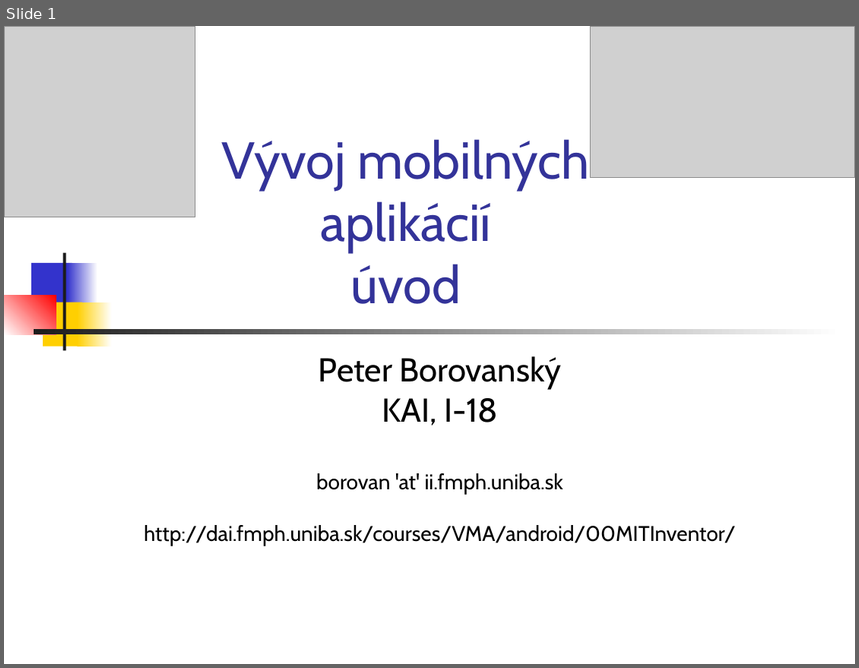
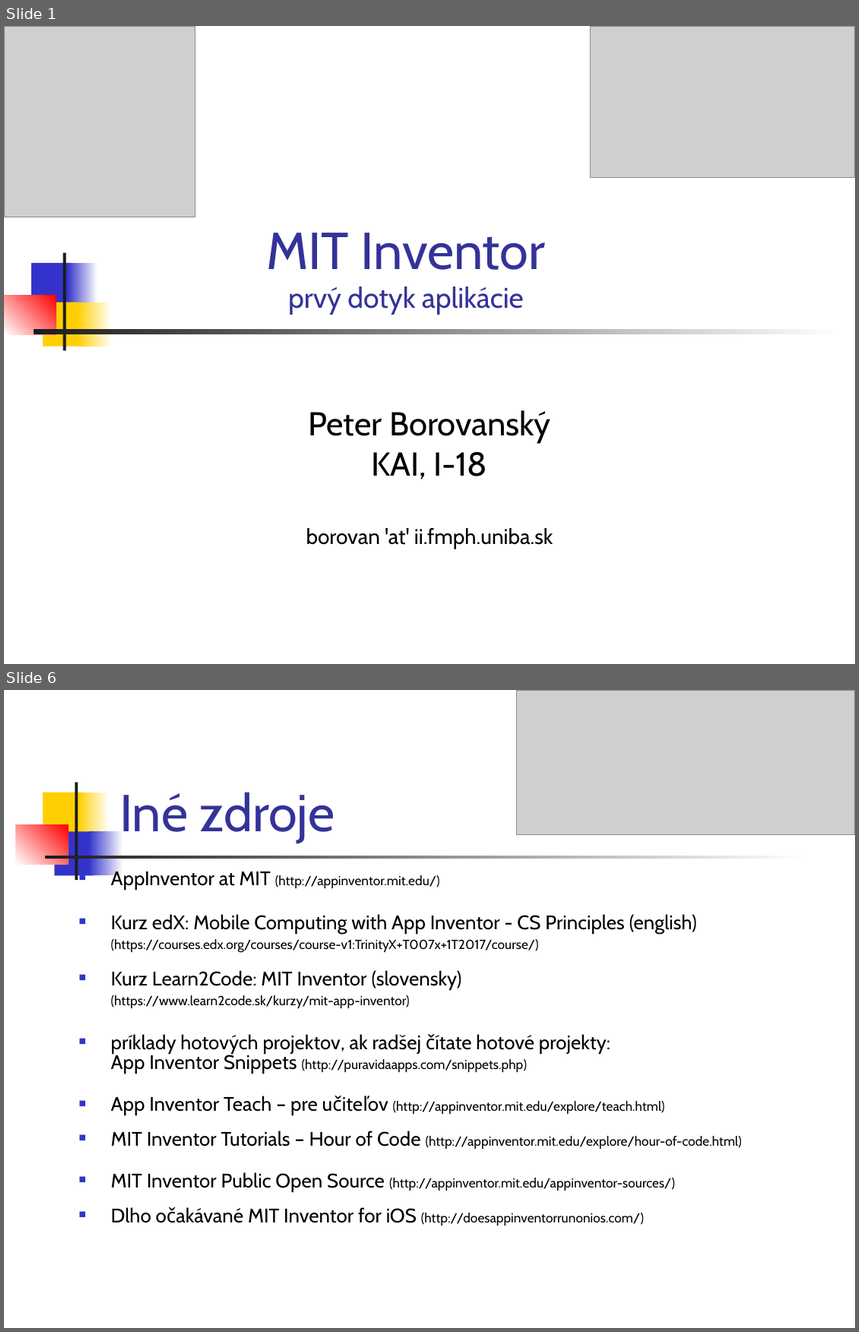
Before and after one commit to vmandro/Prednasky, a slide deck: 01/01_MIT.ppt. Shown one above the other, each under a label of ours: slide 1 before the commit, slides 1 and 6 after it; the slides between them are not shown. The pictures are 859x668 and 859x1332 pixels, drawn with LibreOffice and Linux fonts; fonts in the diff are those of the drawing; grey boxes stand for pictures. Boxes give left, top, right and bottom in pixels: in the first picture for what was removed or moved away, otherwise in the second. Text is boxed around its words. In the diff, an @@ line names an element or a change of style, - is before the commit and + after.

```diff
--- a/01/01_MIT.ppt
+++ b/01/01_MIT.ppt
@@ slide 6 added at (4,690,855,1328), background #FFFFFF @@
@@ picture added at (516,690,855,834) @@
@@ rectangle added at (44,792,84,837), fill #FFCF01 @@
@@ rectangle added at (75,782,77,880), fill #1C1C1C @@
@@ rectangle added at (79,792,110,837), fill gradient #FFCF01 to #FFFFFF @@
@@ title added at (120,792,335,843), 44 pt, text #333399 @@
+Iné zdroje
@@ rectangle added at (16,825,68,863), fill gradient #FFFFFF to #FF0000 @@
@@ rectangle added at (54,831,94,875), fill #3333CC @@
@@ rectangle added at (89,831,123,875), fill gradient #3333CC to #FFFFFF @@
@@ rectangle added at (45,856,811,859), fill gradient #1C1C1C to #FFFFFF @@
@@ text added at (111,869,742,1227), 11.1 pt, text #000000 @@
+■ AppInventor at MIT (http://appinventor.mit.edu/)
+■ Kurz edX: Mobile Computing with App Inventor - CS Principles (english)
+(https://courses.edx.org/courses/course-v1:TrinityX+T007x+1T2017/course/)
+■ Kurz Learn2Code: MIT Inventor (slovensky)
+(https://www.learn2code.sk/kurzy/mit-app-inventor)
+■ príklady hotových projektov, ak radšej čítate hotové projekty:
+App Inventor Snippets (http://puravidaapps.com/snippets.php)
+■ App Inventor Teach – pre učiteľov (http://appinventor.mit.edu/explore/teach.html)
+■ MIT Inventor Tutorials – Hour of Code (http://appinventor.mit.edu/explore/hour-of-code.html)
+■ MIT Inventor Public Open Source (http://appinventor.mit.edu/appinventor-sources/)
+■ Dlho očakávané MIT Inventor for iOS (http://doesappinventorrunonios.com/)
@@ slide 1 changed as well @@
@@ title at (266,233,546,315): text changed; size 44 to 24 pt @@
-Vývoj mobilných aplikácií
-úvod
+MIT Inventor
+prvý dotyk aplikácie
@@ subtitle "Peter Borovanský": place and size @@
-subtitle "Peter Borovanský" at (144,357,736,547)
+subtitle "Peter Borovanský" at (306,411,553,549)
@@ subtitle at (144,525,736,547): paragraph removed @@
-http://dai.fmph.uniba.sk/courses/VMA/android/00MITInventor/
```
Also in this commit, not shown: 29 other slides added, 15 slides removed, 3 other files.
